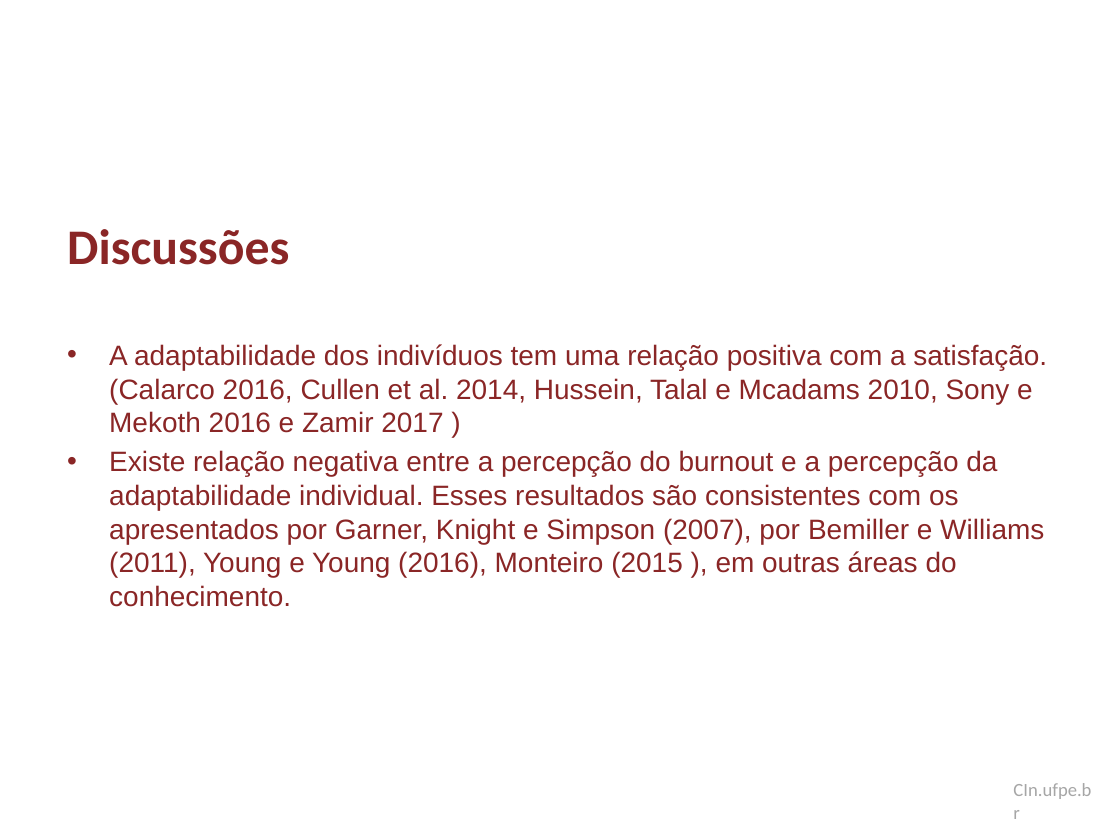
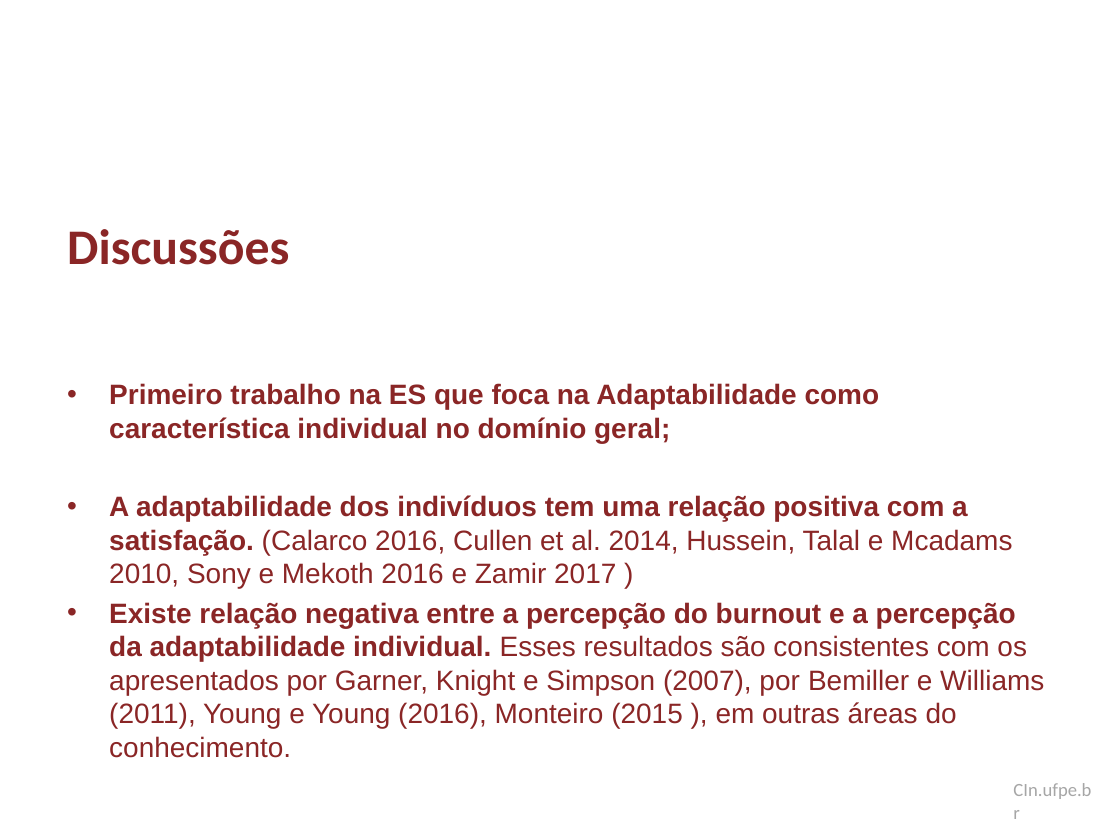
Before and after one commit to dan1lo/doutoradoR, a slide deck: slide 82 of apresentacao doutorado.pptx. Drawn at 1120x840 pixels with LibreOffice and Linux fonts; fonts in the diff are those of the drawing; background and template pictures are left out. Boxes give left, top, right and bottom in pixels: in the first picture for what was removed or moved away, otherwise in the second. Text is boxed around its words. In the diff, an @@ line names an element or a change of style, - is before the commit and + after.

```diff
--- a/apresentacao doutorado.pptx
+++ b/apresentacao doutorado.pptx
@@ text at <box>109,383,880,443</box>: paragraph added @@
+• Primeiro trabalho na ES que foca na Adaptabilidade como característica individual no domínio geral;
@@ text at <box>109,495,1044,758</box>: bold on in "A adaptabilidade dos indivíduos tem uma relação ...", "Existe relação negativa entre a percepção do ..." @@
```
Also in this commit, not shown: 3 other slides changed.
